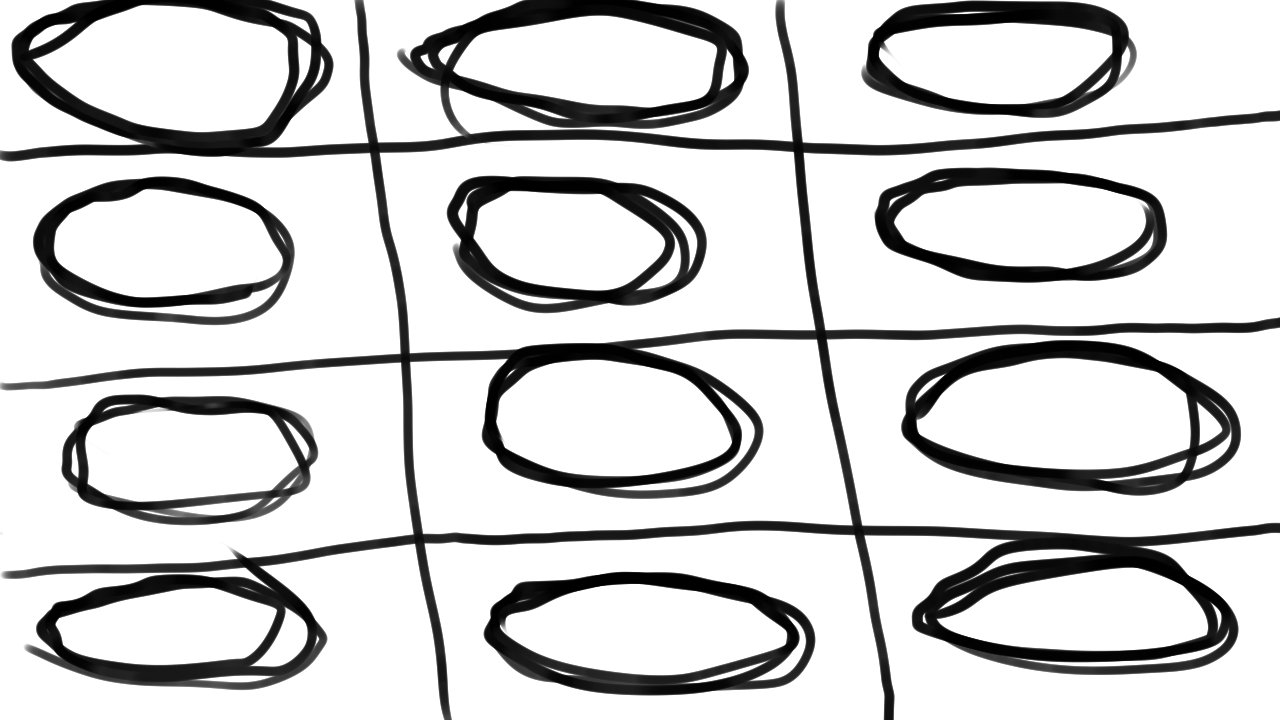
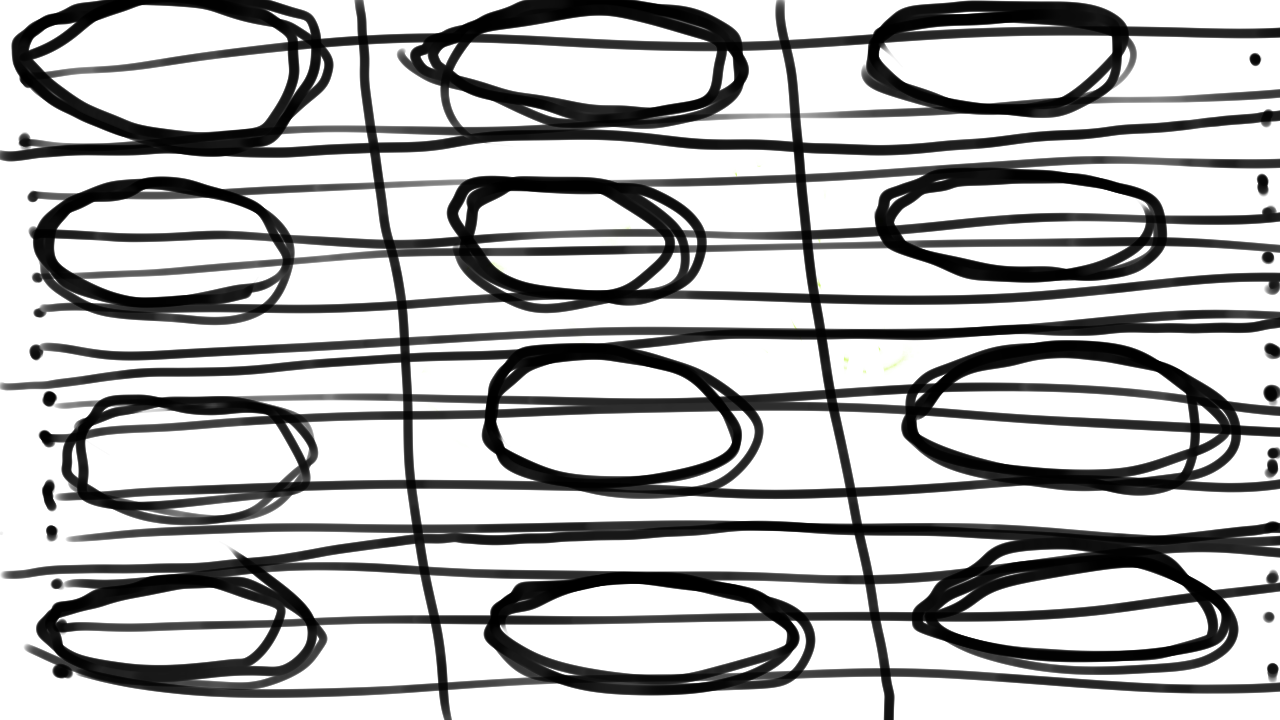
Two versions of the same layered image (1280 x 720). Layer-by-layer changes:
painted on "Paint Layer 2" over (18, 26, 1280, 698)
showed "Paint Layer 1", painted on it over (18, 26, 1280, 698)
